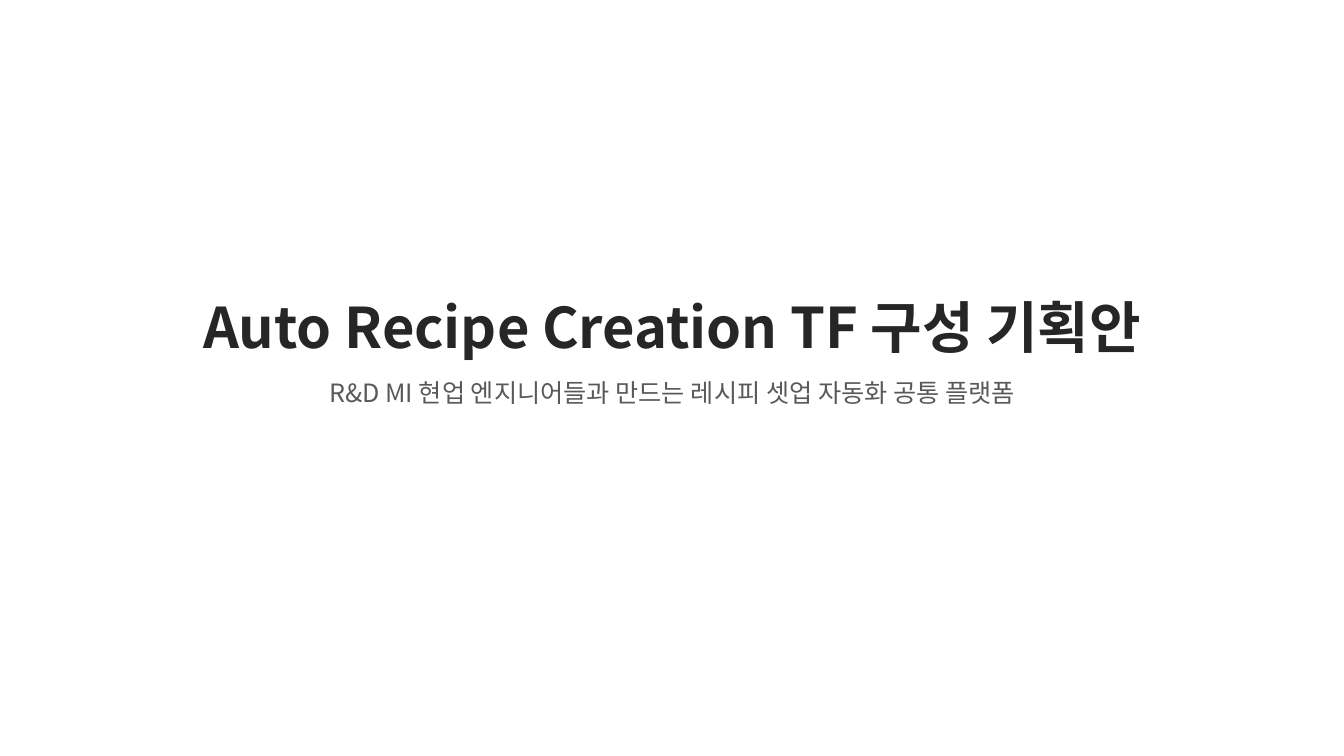
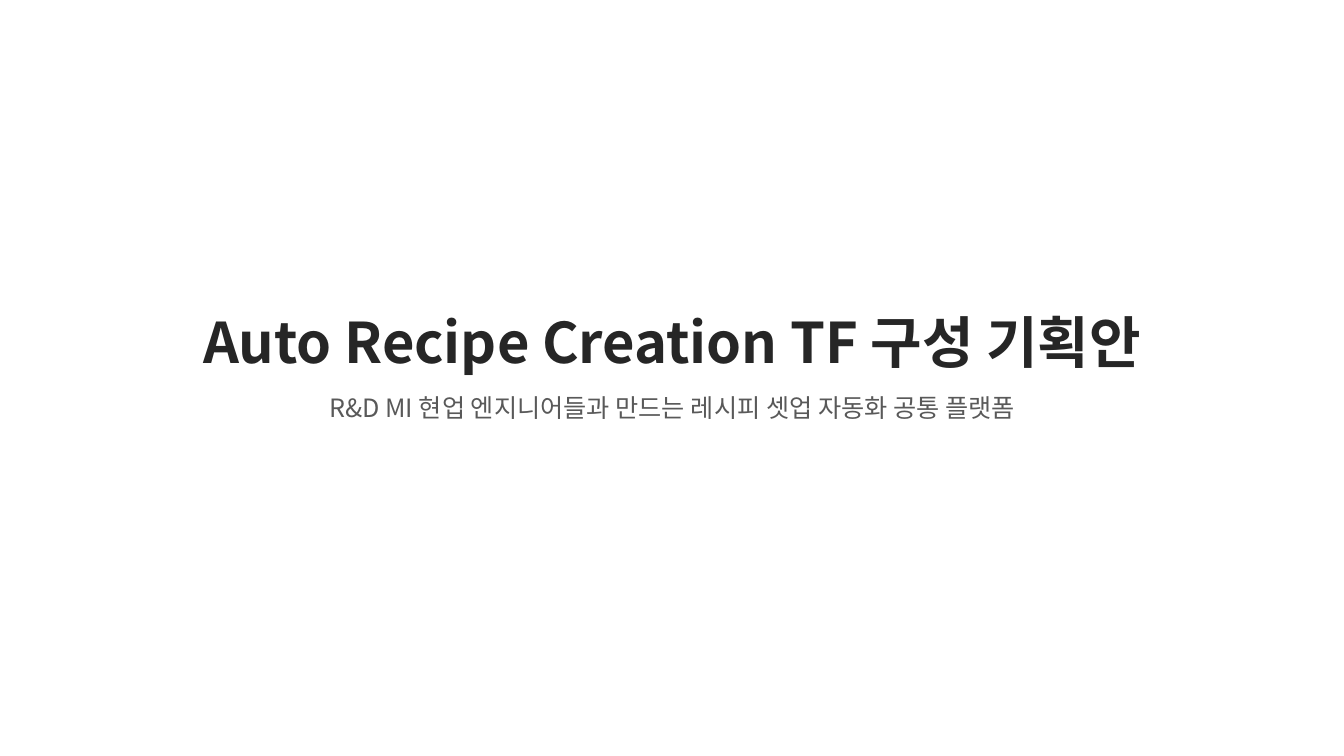
Before and after one commit to DarrenKoi/pm_notes, a slide deck: slide 1 of my-task/arc-tf/deliverables/arc-tf-proposal.pptx. Drawn at 1344x756 pixels with LibreOffice and Linux fonts; fonts in the diff are those of the drawing. Boxes give left, top, right and bottom in pixels: in the first picture for what was removed or moved away, otherwise in the second. Text is boxed around its words. In the diff, an @@ line names an element or a change of style, - is before the commit and + after.

```diff
--- a/my-task/arc-tf/deliverables/arc-tf-proposal.pptx
+++ b/my-task/arc-tf/deliverables/arc-tf-proposal.pptx
@@ text "Auto Recipe Creation TF 구성 ..." moved from (x1=203, y1=300, x2=1140, y2=360) to (x1=203, y1=315, x2=1140, y2=375) @@
@@ text "R&D MI 현업 엔지니어들과 만드는 ..." moved from (x1=329, y1=381, x2=1015, y2=404) to (x1=329, y1=396, x2=1015, y2=419) @@
```
Also in this commit, not shown: 4 other files.
